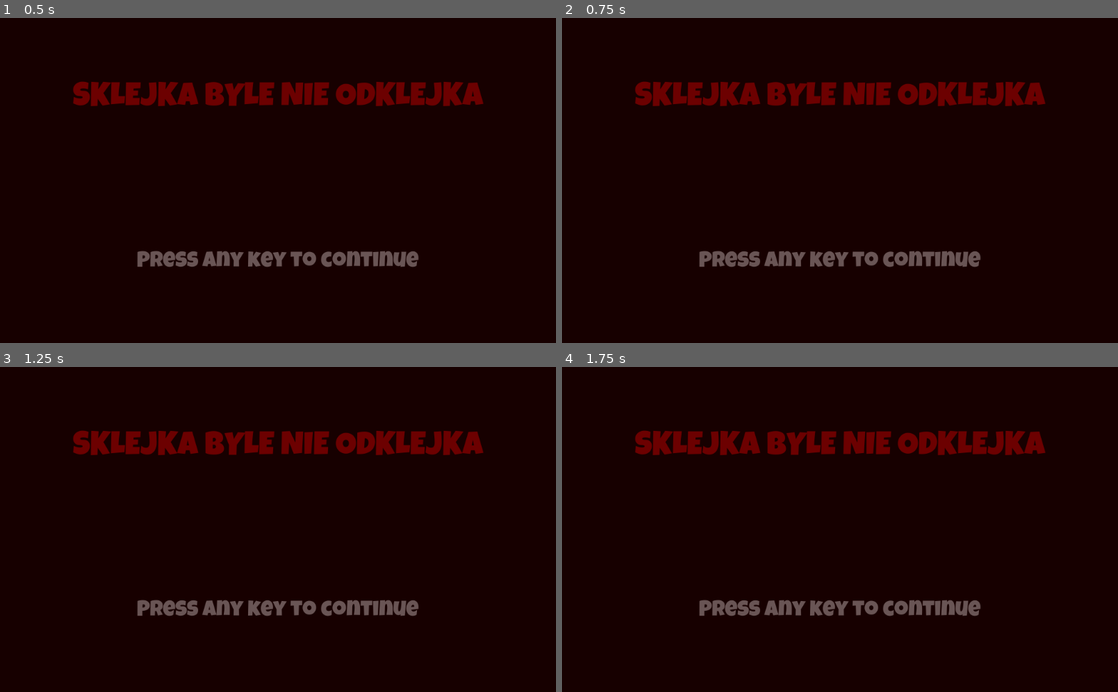
Above: before the commit, frames 1-4 (two rows, left to right).
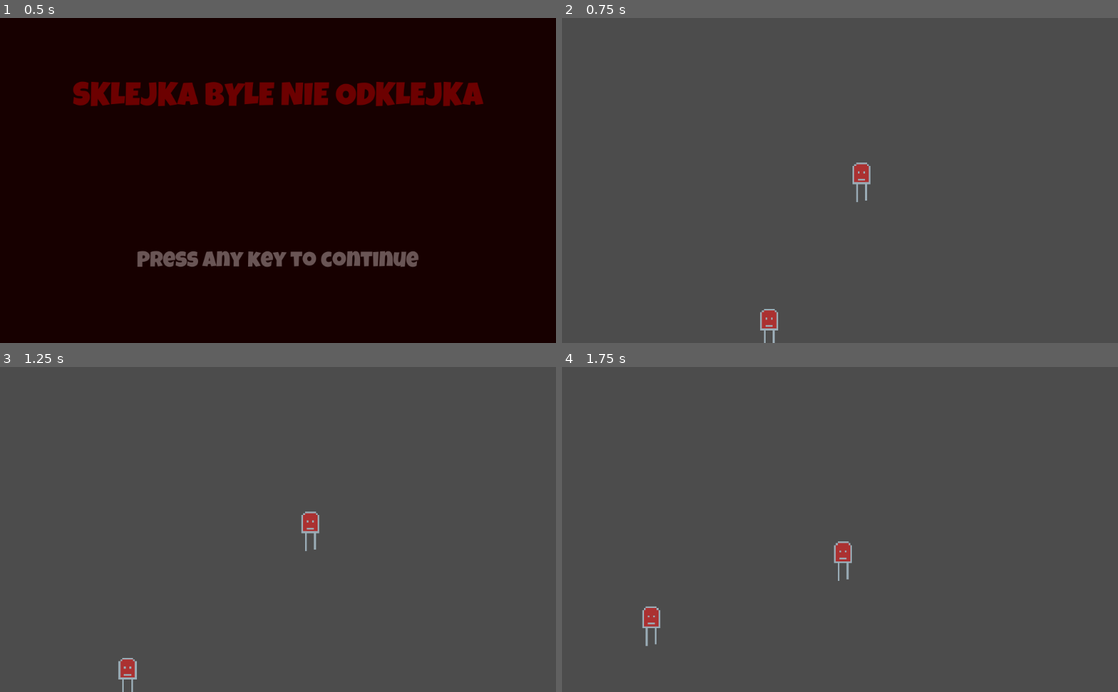
Above: after the commit, the same moments.

Repository: jptrzy/sklejka-byle-nie-odklejka
Game: Godot game, scene res://src/Levels/StartMenu.tscn
Two runs of this game, one before a commit and one after it. Both use one fixed random seed, a clock stepped at 60 frames per second and the inputs below. This scene is started directly instead of the project's main scene.
Inputs:
- Up to frame 1 (0.5 s): no input
- Up to frame 2 (0.75 s): tap Enter at 0.5 s; hold Right (move_right) from 0.53 s (still down)
- Up to frame 3 (1.25 s): keep holding Right (move_right)
- Up to frame 4 (1.75 s): tap Enter at 1.25 s; release Right (move_right) at 1.28 s; hold Down (move_down) from 1.28 s (still down)

Frame 1 is identical in both runs. In frame 2, 100% of the frame differs, in the area x 0-100%, y 0-100%; in frame 3, 100%; in frame 4, 100%.

Commit message:
adding a functionality to start menu

Diff:
--- /dev/null
+++ b/src/Levels/StartMenu.gd
@@ -0,0 +1,8 @@
+extends Node2D
+
+export var MainGameScene : PackedScene
+
+func _input(event):
+	if event is InputEventKey:
+		if event.pressed:
+				get_tree().change_scene(MainGameScene.resource_path)
--- a/src/Levels/StartMenu.tscn
+++ b/src/Levels/StartMenu.tscn
@@ -1,6 +1,8 @@
-[gd_scene load_steps=4 format=2]
+[gd_scene load_steps=6 format=2]
 
 [ext_resource path="res://LuckiestGuy-Regular.ttf" type="DynamicFontData" id=1]
+[ext_resource path="res://src/Levels/StartMenu.gd" type="Script" id=2]
+[ext_resource path="res://src/Levels/DebugLevel.tscn" type="PackedScene" id=3]
 
 [sub_resource type="DynamicFont" id=1]
 size = 60
@@ -12,6 +14,8 @@
 font_data = ExtResource( 1 )
 
 [node name="StartMenu" type="Node2D"]
+script = ExtResource( 2 )
+MainGameScene = ExtResource( 3 )
 
 [node name="ColorRect" type="ColorRect" parent="."]
 margin_right = 1024.0
@@ -50,8 +54,9 @@
 size_flags_vertical = 3
 
 [node name="Label" type="Label" parent="MarginContainer/VBoxContainer/VBoxContainer"]
+margin_left = 250.0
 margin_top = 128.0
-margin_right = 1024.0
+margin_right = 250.0
 margin_bottom = 169.0
 size_flags_horizontal = 3
 size_flags_vertical = 6
